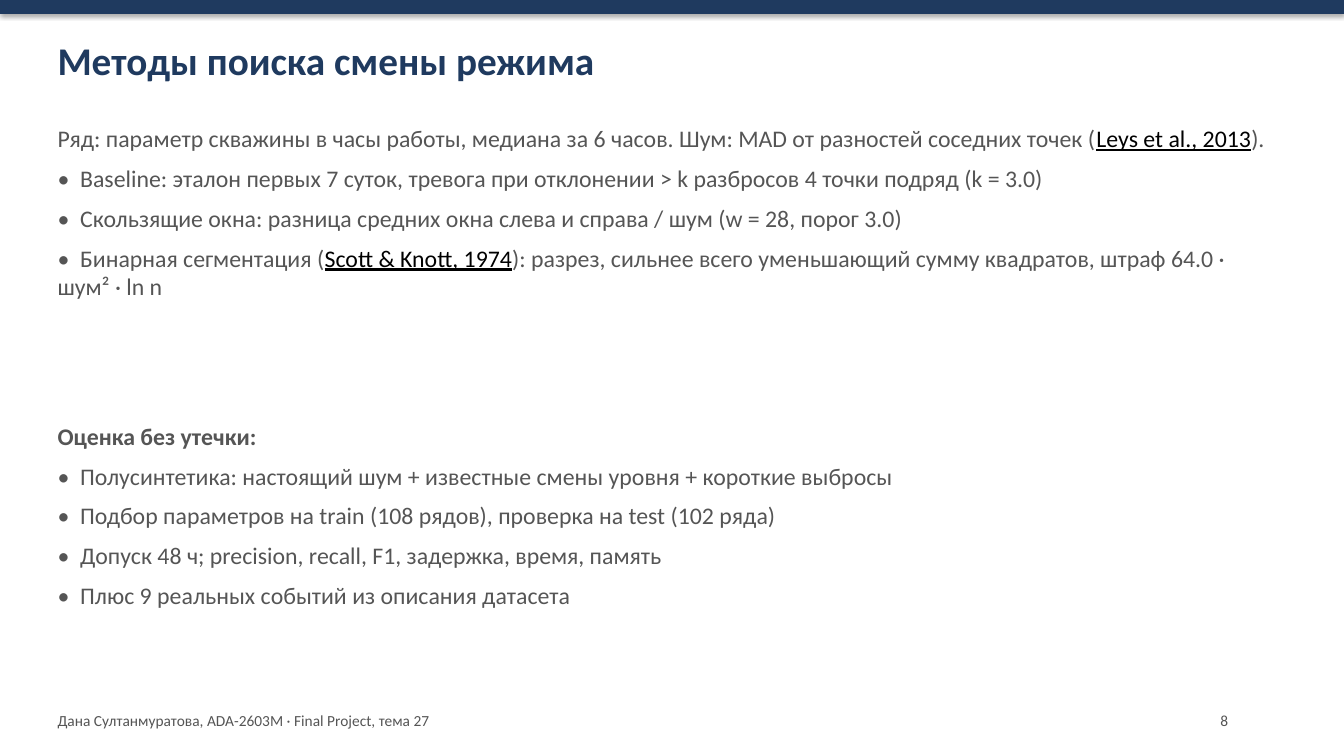
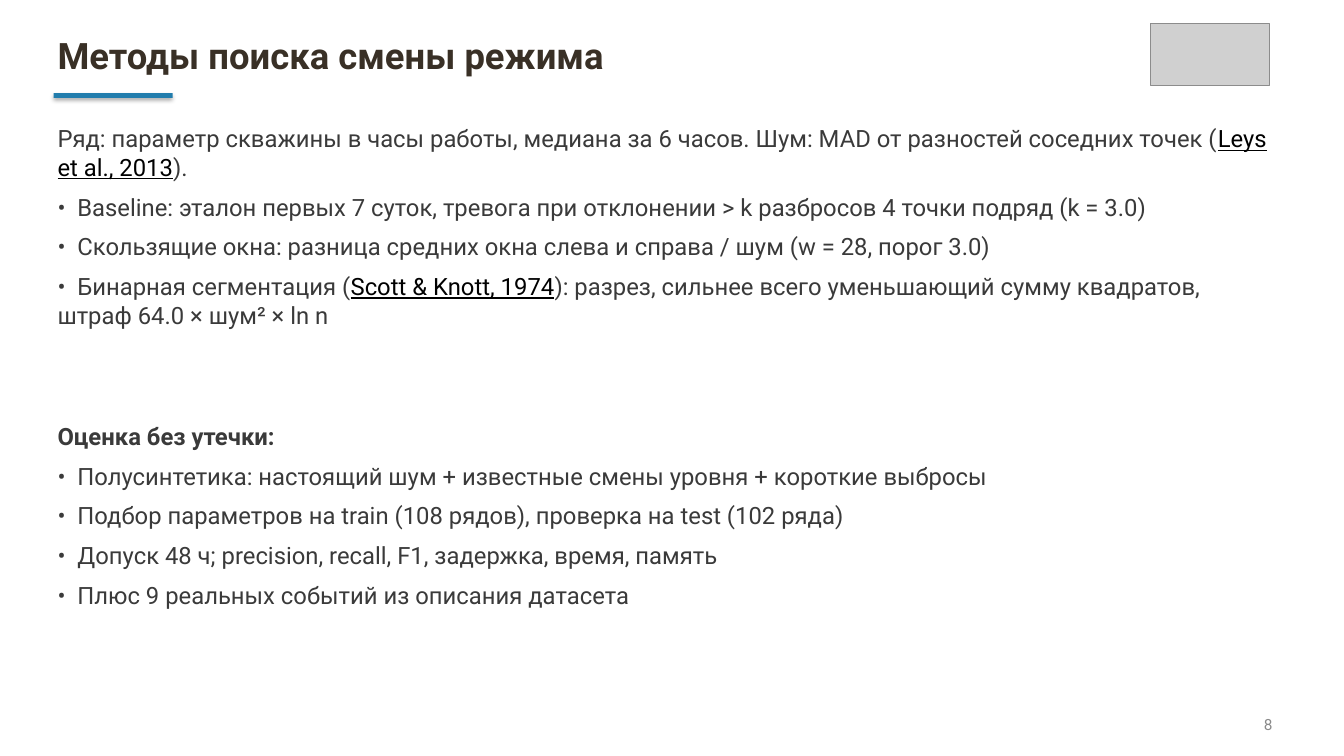
Before and after one commit to dsultless/oil_well_regimes, a slide deck: slide 8 of reports/Final_Project_Presentation_Sultanmuratova.pptx. Drawn at 1344x756 pixels with LibreOffice and Linux fonts; fonts in the diff are those of the drawing; grey boxes stand for pictures. Boxes give left, top, right and bottom in pixels: in the first picture for what was removed or moved away, otherwise in the second. Text is boxed around its words. In the diff, an @@ line names an element or a change of style, - is before the commit and + after.

Commit message:
Presentation: new layout with university logo, IBM Plex Sans, no footer

```diff
--- a/reports/Final_Project_Presentation_Sultanmuratova.pptx
+++ b/reports/Final_Project_Presentation_Sultanmuratova.pptx
@@ rectangle removed at (0, 0, 1344, 14) @@
@@ text "Методы поиска смены режима" at (58, 43, 604, 77): size 28 to 26 pt, font Calibri to Roboto, text colour #1F3A5F to #393026 @@
@@ picture added at (1151, 24, 1270, 86) @@
@@ rectangle added at (53, 94, 172, 99), fill #227DAD @@
@@ text at (58, 128, 1266, 260): font Calibri to Roboto, text colour #555555 to #3A3A3A in "Ряд: параметр скважины в часы работы, медиана ...", "• Baseline: эталон первых 7 суток, тревога ...", "• Скользящие окна: разница средних окна слева ..." @@
@@ text at (58, 276, 1200, 329): text changed; font Calibri to Roboto; text colour #555555 to #3A3A3A @@
-• Бинарная сегментация (Scott & Knott, 1974): разрез, сильнее всего уменьшающий сумму квадратов, штраф 64.0 · шум² · ln n
+• Бинарная сегментация (Scott & Knott, 1974): разрез, сильнее всего уменьшающий сумму квадратов, штраф 64.0 × шум² × ln n
@@ text "Оценка без утечки:" at (58, 427, 987, 609): font Calibri to Roboto, text colour #555555 to #3A3A3A @@
@@ text removed at (58, 715, 430, 729) @@
-Дана Султанмуратова, ADA-2603M · Final Project, тема 27
@@ text "8": place and size @@
-text "8" at (1220, 715, 1228, 726)
+text "8" at (1264, 719, 1273, 730)
@@ text "8" at (1264, 719, 1273, 730): font Calibri to Roboto, text colour #555555 to #8A8A8A @@
```
Also in this commit, not shown: 13 other slides changed, 1 other file.
